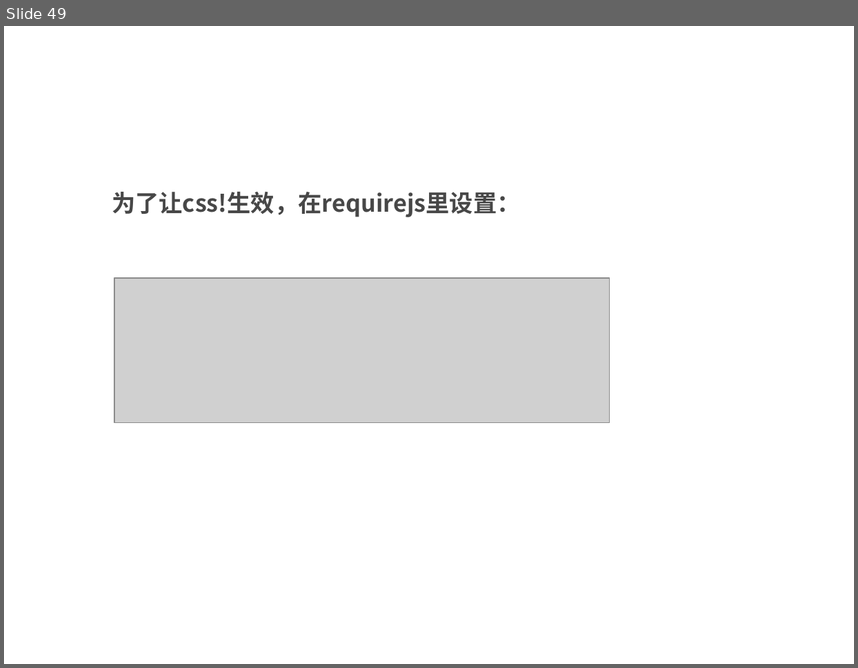
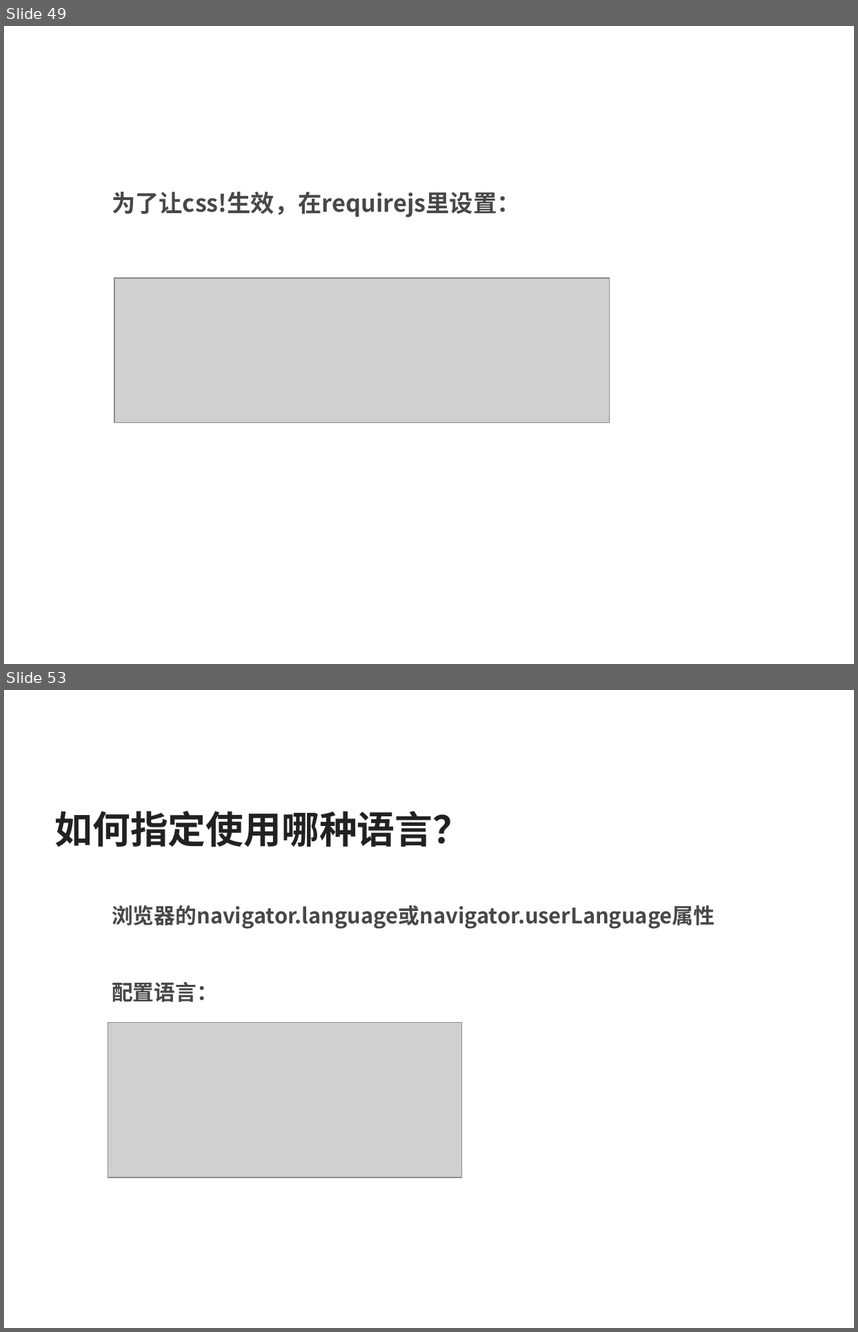
Before and after one commit to silvajs/lecturer, a slide deck: requirejs/doc/requirejs.pptx. Shown one above the other, each under a label of ours: slide 49 before the commit, slides 49 and 53 after it; the slides between them are not shown. The pictures are 858x668 and 858x1332 pixels, drawn with LibreOffice and Linux fonts; fonts in the diff are those of the drawing; grey boxes stand for pictures. Boxes give left, top, right and bottom in pixels: in the first picture for what was removed or moved away, otherwise in the second. Text is boxed around its words. In the diff, an @@ line names an element or a change of style, - is before the commit and + after.

```diff
--- a/requirejs/doc/requirejs.pptx
+++ b/requirejs/doc/requirejs.pptx
@@ slide 53 added at bbox=[4, 690, 854, 1328], background #FFFFFF @@
@@ text added at bbox=[55, 811, 471, 847], 32 pt, text #212121, bold @@
+如何指定使用哪种语言？
@@ text added at bbox=[112, 905, 715, 929], 18 pt, text #474747, bold @@
+  浏览器的navigator.language或navigator.userLanguage属性
@@ text added at bbox=[112, 981, 218, 1002], 18 pt, text #474747, bold @@
+  配置语言：
@@ picture added at bbox=[107, 1023, 462, 1177] @@
```
Also in this commit, not shown: 3 other slides added, 5 other files.
